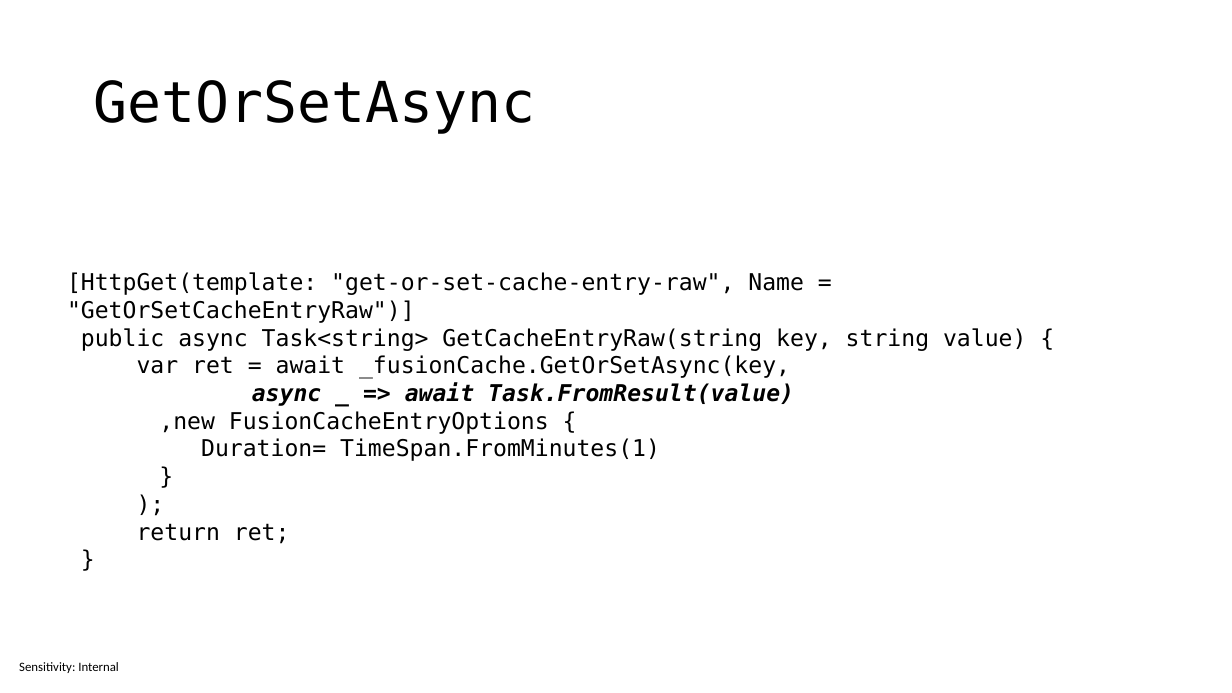
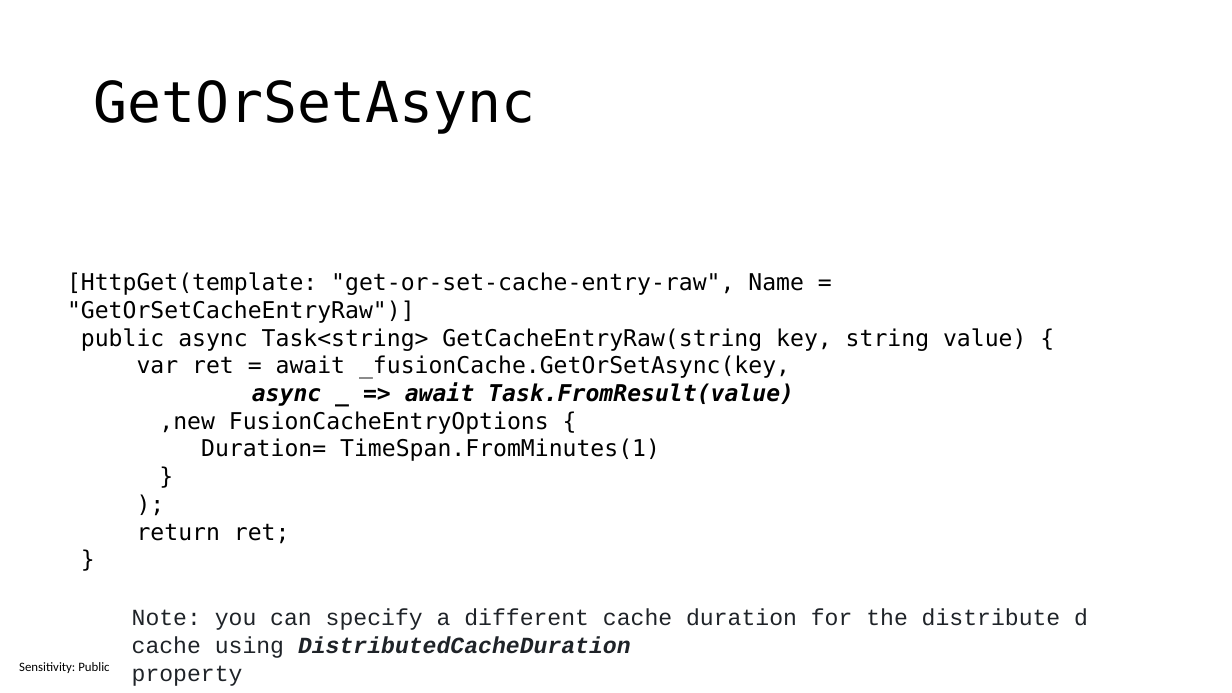
Before and after one commit to sabbadino/cache-like-a-pro-fusion-cache, a slide deck: slide 28 of cache-like-a-pro.pptx (slide 26 before the commit). Drawn at 1232x693 pixels with LibreOffice and Linux fonts; fonts in the diff are those of the drawing. Boxes give left, top, right and bottom in pixels: in the first picture for what was removed or moved away, otherwise in the second. Text is boxed around its words. In the diff, an @@ line names an element or a change of style, - is before the commit and + after.

```diff
--- a/cache-like-a-pro.pptx
+++ b/cache-like-a-pro.pptx
@@ text added at [132, 609, 1088, 658], 18 pt, text #1F2328 @@
+Note: you can specify a different cache duration for the distribute d cache using DistributedCacheDuration
+property
@@ text at [19, 662, 109, 673]: text changed @@
-Sensitivity: Internal
+Sensitivity: Public
```
Also in this commit, not shown: 38 other slides changed, 4 slides added, 1 other file.
